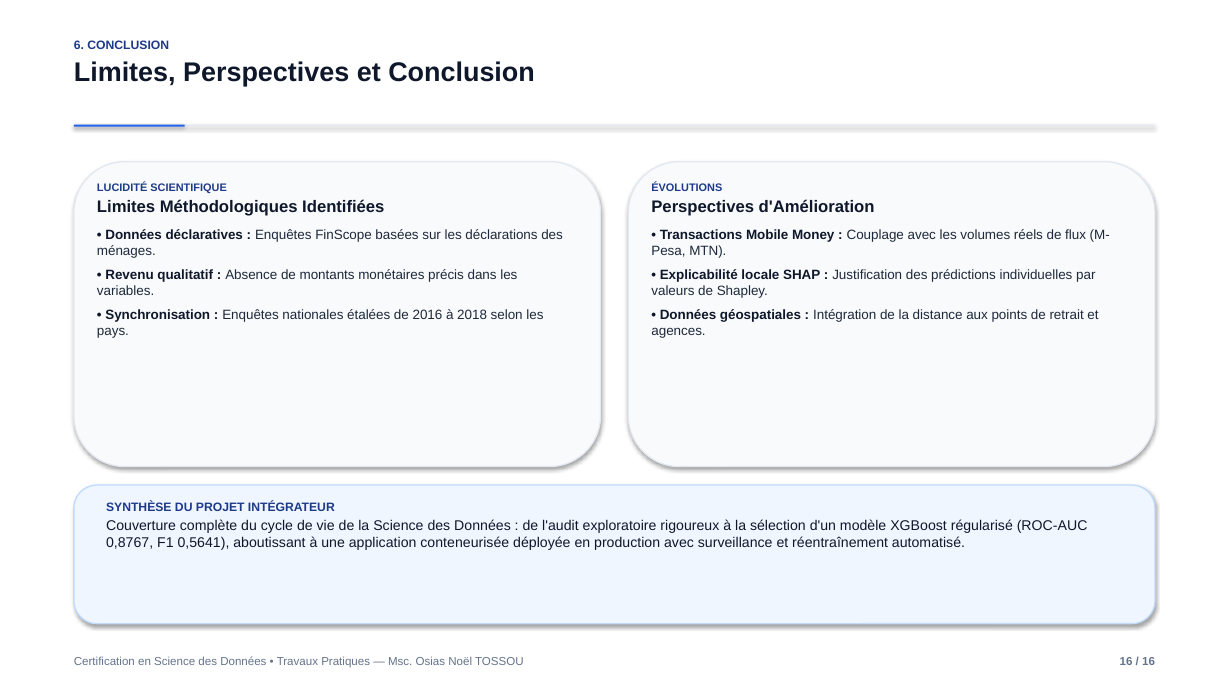
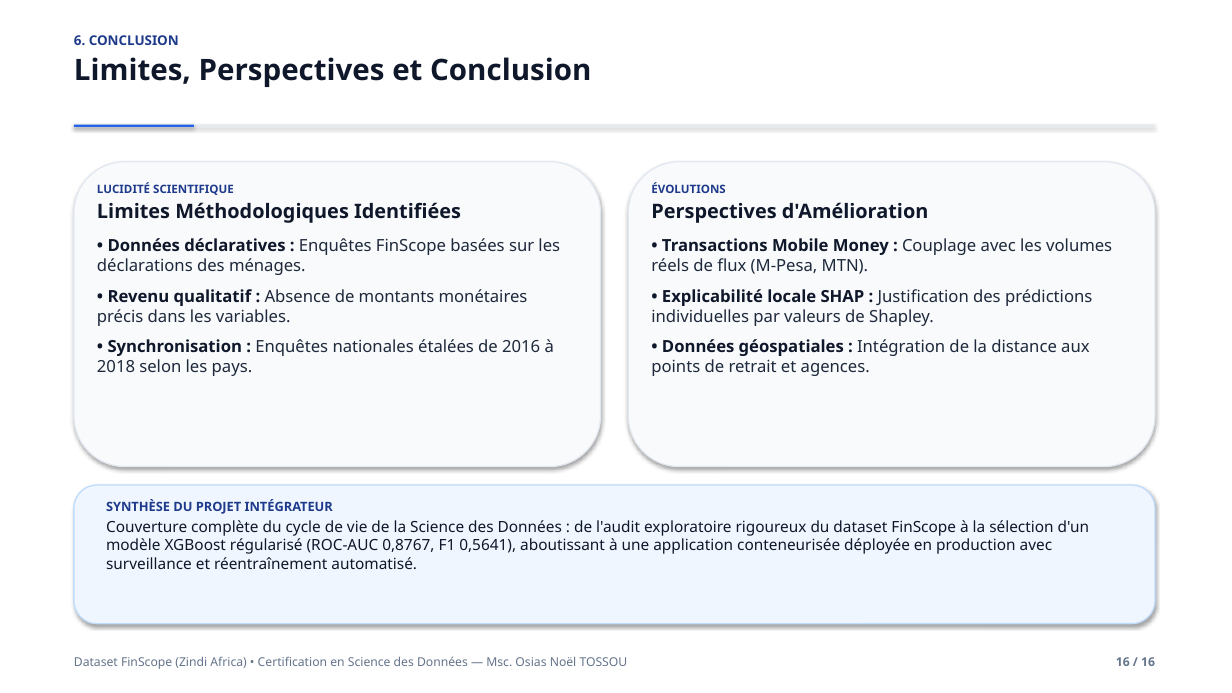
Before and after one commit to OLOUNLAD/Financial-inclusion-africa, a slide deck: slide 16 of Presentation_Soutenance.pptx. Drawn at 1232x693 pixels with LibreOffice and Linux fonts; fonts in the diff are those of the drawing. Boxes give left, top, right and bottom in pixels: in the first picture for what was removed or moved away, otherwise in the second. Text is boxed around its words. In the diff, an @@ line names an element or a change of style, - is before the commit and + after.

Commit message:
Redesign defense slides: highlight FinScope dataset, enlarge typography to 13pt, and balance card proportions

```diff
--- a/Presentation_Soutenance.pptx
+++ b/Presentation_Soutenance.pptx
@@ text "6. CONCLUSION" at (x1=74, y1=35, x2=591, y2=87): size 9.5 to 10.5 pt in "6. CONCLUSION"; font Arial to Noto Sans; size 21 to 23 pt in "Limites, Perspectives et Conclusion" @@
@@ rectangle resized from (x1=74, y1=125, x2=185, y2=127) to (x1=74, y1=125, x2=194, y2=128) @@
@@ text "LUCIDITÉ SCIENTIFIQUE" at (x1=97, y1=182, x2=560, y2=376): size 8.5 to 9 pt in "LUCIDITÉ SCIENTIFIQUE"; font Arial to Noto Sans; size 13 to 15.5 pt in "Limites Méthodologiques Identifiées"; size 10.5 to 13 pt in "• Données déclaratives : Enquêtes FinScope basées ...", "• Revenu qualitatif : Absence de montants ...", "• Synchronisation : Enquêtes nationales étalées de ..."; more space between paragraphs @@
@@ text "ÉVOLUTIONS" at (x1=651, y1=182, x2=1112, y2=376): size 8.5 to 9 pt in "ÉVOLUTIONS"; font Arial to Noto Sans; size 13 to 15.5 pt in "Perspectives d'Amélioration"; size 10.5 to 13 pt in "• Transactions Mobile Money : Couplage avec ...", "• Explicabilité locale SHAP : Justification des ...", "• Données géospatiales : Intégration de la ..."; more space between paragraphs @@
@@ text at (x1=106, y1=499, x2=333, y2=514): size 9.5 to 10 pt, font Arial to Noto Sans in "SYNTHÈSE DU PROJET INTÉGRATEUR" @@
@@ text at (x1=106, y1=520, x2=1089, y2=569): text changed; size 11 to 12 pt; font Arial to Noto Sans @@
-Couverture complète du cycle de vie de la Science des Données : de l'audit exploratoire rigoureux à la sélection d'un modèle XGBoost régularisé (ROC-AUC 0,8767, F1 0,5641), aboutissant à une application conteneurisée déployée en production avec surveillance et réentraînement automatisé.
+Couverture complète du cycle de vie de la Science des Données : de l'audit exploratoire rigoureux du dataset FinScope à la sélection d'un modèle XGBoost régularisé (ROC-AUC 0,8767, F1 0,5641), aboutissant à une application conteneurisée déployée en production avec surveillance et réentraînement automatisé.
@@ text at (x1=74, y1=656, x2=628, y2=669): text changed; size 9 to 9.5 pt; font Arial to Noto Sans @@
-Certification en Science des Données • Travaux Pratiques — Msc. Osias Noël TOSSOU
+Dataset FinScope (Zindi Africa) • Certification en Science des Données — Msc. Osias Noël TOSSOU
@@ text "16 / 16" at (x1=1116, y1=657, x2=1155, y2=666): size 9 to 9.5 pt, font Arial to Noto Sans @@
```
Also in this commit, not shown: 15 other slides changed, 2 other files.
